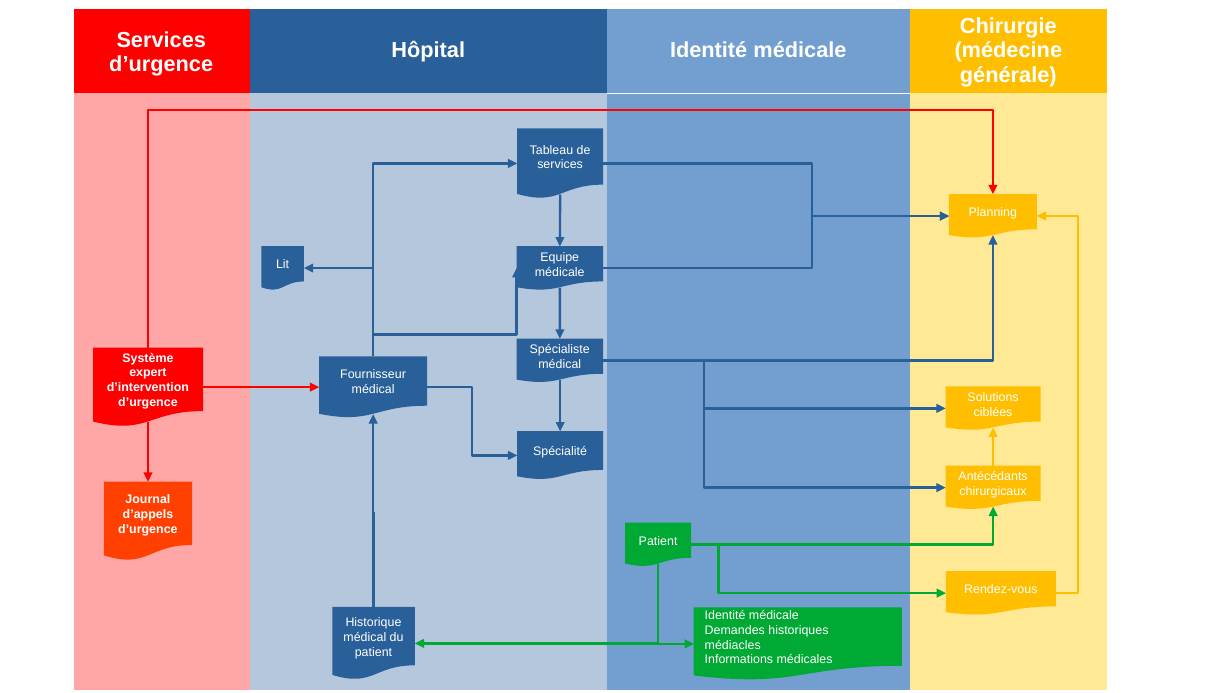
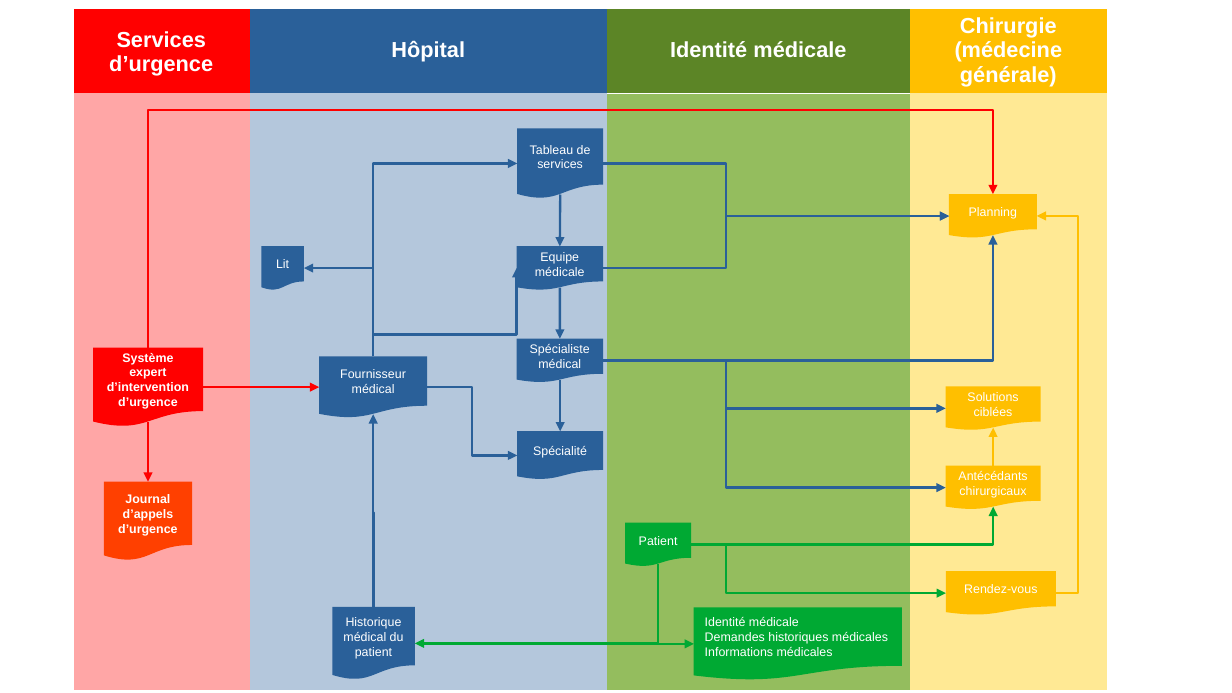
Before and after one commit to gattardm/P11, a slide deck: slide 3 of Sources/diagrammes.odp (slide 2 before the commit). Drawn at 1232x693 pixels with LibreOffice and Linux fonts; fonts in the diff are those of the drawing. Boxes give left, top, right and bottom in pixels: in the first picture for what was removed or moved away, otherwise in the second. Text is boxed around its words. In the diff, an @@ line names an element or a change of style, - is before the commit and + after.

```diff
--- a/Sources/diagrammes.odp
+++ b/Sources/diagrammes.odp
@@ table at (73, 8, 1108, 690) @@
@@ fill #729FCF to #5C8526 in row 1, column 3 @@
@@ fill #729FCF to #94BD5E in row 2, column 3 @@
@@ elbow arrow (604, 163) - (949, 216): route changed @@
@@ elbow arrow (604, 268) - (949, 216): route changed @@
@@ elbow arrow (604, 361) - (946, 408): route changed @@
@@ elbow arrow (604, 361) - (946, 487): route changed @@
@@ elbow arrow (691, 544) - (946, 594): route changed @@
@@ text in flow chart document at (705, 617, 888, 656): text changed @@
-Identité médicale
-Demandes historiques médiacles
-Informations médicales
+Identité médicale
+Demandes historiques médicales
+Informations médicales
```
Also in this commit, not shown: 1 other slide changed, 4 slides added, 3 other files.
